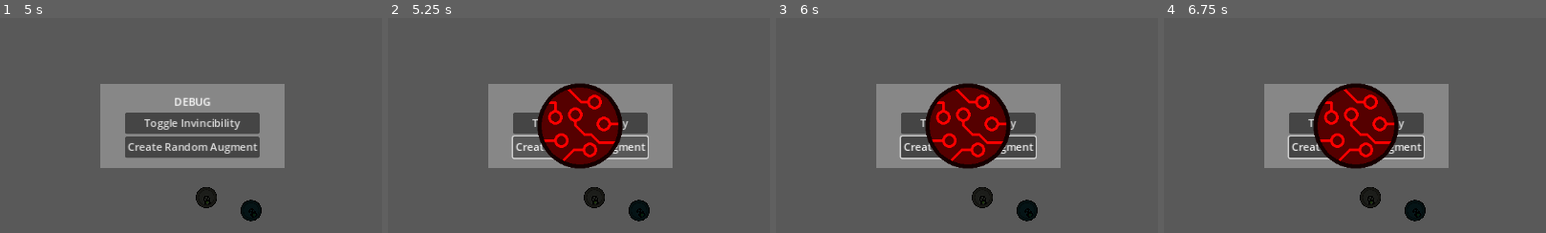
Above: before the commit, frames 1-4 (left to right).
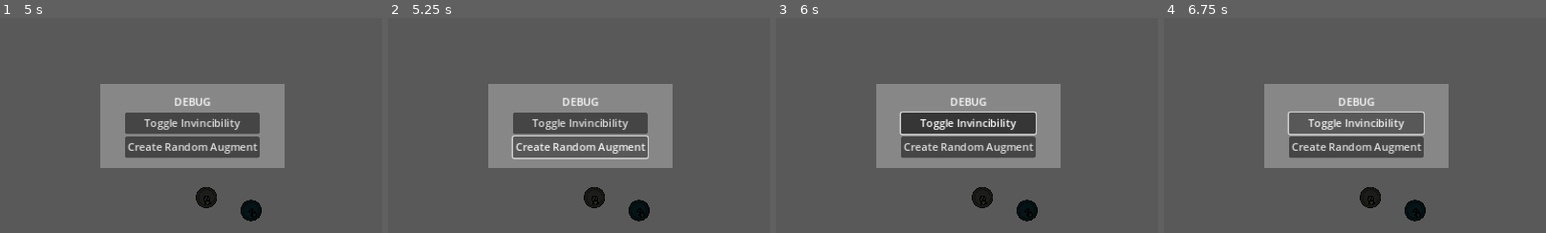
Above: after the commit, the same moments.

Repository: PlainOldNoah/DroneDeployer
Game: Godot game, scene res://main/main.tscn
Two runs of this game, one before a commit and one after it. Both use one fixed random seed, a clock stepped at 60 frames per second and the inputs below.
Inputs (mouse positions are % of the whole screen's width and height, from its top left):
- Up to frame 1 (5 s): click "Start Game" at 0.5 s; tap Enter at 1.25 s; move the mouse to (72, 45) at 1.27 s; press the mouse at (72, 45) at 1.28 s; move the mouse to (30, 55) at 2.02 s; release the mouse at (30, 55) at 2.03 s; click (30, 55) at 2.1 s; move the mouse to (60, 28) at 2.77 s; press the mouse at (60, 28) at 2.78 s; move the mouse to (45, 70) at 3.52 s; release the mouse at (45, 70) at 3.53 s; click (45, 70) at 3.6 s; move the mouse to (80, 65) at 4.27 s; press the mouse at (80, 65) at 4.28 s; tap ` (toggle_debug_menu) at 4.9 s
- Up to frame 2 (5.25 s): release the mouse at (80, 65) at 5 s; click "Create Random Augment" at 5 s
- Up to frame 3 (6 s): click "Toggle Invincibility" at 5.75 s
- Up to frame 4 (6.75 s): click "Toggle Invincibility" at 6.5 s
The pictures show only the part of the screen within x 25-75%, y 25-75%; the shares and areas given below are measured in that part.

Frame 1 is identical in both runs. In frame 2, 7.0% of the frame differs, in the area x 39-62%, y 30-71%; in frame 3, 7.5%; in frame 4, 7.6%, in the area x 32-69%, y 30-71%.

Commit message:
Added proper godot documentation, more work on augments, new setters and getters

Diff:
--- a/Drone Deployer/drone_core/ddcc.gd
+++ b/Drone Deployer/drone_core/ddcc.gd
@@ -34,7 +34,7 @@
 		var drone:Drone = DroneManager.get_and_pop_next_drone()
 		if drone != null:
 			drone.deploy(deploy_pnt.global_position, deployer.rotation)
-			drone.set_home(self)
+			drone.home_pos = self.get_global_position()
 #		else:
 #			print_debug("WARNING: no drones left in queue")
 
--- a/Drone Deployer/drone_core/drone.gd
+++ b/Drone Deployer/drone_core/drone.gd
@@ -30,7 +30,12 @@
 var bounces:int = 1 # Number of times to be knocked back before bouncing
 
 var collectable:bool = false # Can be picked up by DDCC
-var home_pos:Vector2 = Vector2.ZERO # At low battery, return point
+
+## Point to return to when at low battery
+var home_pos:Vector2 = Vector2.ZERO:
+	set(new_value):
+		home_pos = new_value
+
 
 var acceleration:float = 1
 var do_knockback:bool = false
@@ -257,8 +262,8 @@
 
 
 # Sets the home position
-func set_home(home:Node):
-	home_pos = home.get_global_position()
+#func set_home(home:Node):
+#	home_pos = home.get_global_position()
 
 
 # ===== MISC =====
--- a/Drone Deployer/drone_mods/augment.gd
+++ b/Drone Deployer/drone_mods/augment.gd
@@ -1,13 +1,42 @@
 extends Control
 class_name Augment
 
+## Stat upgrade for Drones
+
 @onready var texture_rect:TextureRect = $TextureRect
 
-var value:int
+## What stat this augment will modify
+var stat:String = "":
+	set(new_stat):
+		stat = new_stat
 
+## How much the given stat will change by
+var value:int = 0:
+	set(new_value):
+		value = new_value
+
+## How much battery will this augment drain (p/sec)
+var battery_drain:float = 0.0:
+	set(new_value):
+		battery_drain = new_value
+
+##
+var hue:float = 0.0:
+	set(new_hue):
+		set_modulate(Color.from_hsv(new_hue, 1, 1))
+
+
+## Sets the modulate of the augment's sprite
 func set_color(color:Color):
 	set_modulate(color)
 
 
+## Setter for value variable
 func set_value(new_value:int):
 	value = new_value
+
+
+## Handles when augment is clicked on
+func _on_gui_input(event):
+	if (event is InputEventMouseButton) and (event.pressed):
+		print(name, " // ", stat," // ",  value, " // ", get_modulate())
--- a/Drone Deployer/drone_mods/augment.tscn
+++ b/Drone Deployer/drone_mods/augment.tscn
@@ -5,11 +5,9 @@
 
 [node name="Augment" type="Control"]
 layout_mode = 3
-anchors_preset = 8
-anchor_left = 0.5
-anchor_top = 0.5
-anchor_right = 0.5
-anchor_bottom = 0.5
+anchors_preset = 15
+anchor_right = 1.0
+anchor_bottom = 1.0
 grow_horizontal = 2
 grow_vertical = 2
 size_flags_horizontal = 3
@@ -24,4 +22,7 @@
 grow_horizontal = 2
 grow_vertical = 2
 texture = ExtResource("1_m0gge")
+expand_mode = 1
 stretch_mode = 5
+
+[connection signal="gui_input" from="." to="." method="_on_gui_input"]
--- a/Drone Deployer/drone_mods/augment_factory.gd
+++ b/Drone Deployer/drone_mods/augment_factory.gd
@@ -1,8 +1,14 @@
 extends Node
 
+## Singleton script that handles creation of all augments
+
+## Emitted when a new augment is created
+signal augment_created(augment:Augment)
+
+## Reference path to augment scene
 var augment_scene := preload("res://drone_mods/augment.tscn")
 
-# This is right from Drone.stats
+## Available stat options that an augment can have
 var options:Dictionary = {
 	"empty": {
 		"min_val":0,
@@ -22,21 +28,24 @@
 	},
 }
 
-# Main function to create and return augments
-func create_augment(color:Color=Color.WHITE, value:int=0) -> Augment:
+## Main function to create and return augments
+func create_augment(hue:float=0.0, value:int=0, stat:String="") -> Augment:
 	var augment := augment_scene.instantiate()
-	augment.set_color(color)
-	augment.set_value(value)
+	augment.stat = stat
+	augment.hue = hue
+	augment.value = value
+
+	emit_signal("augment_created", augment)
 	return augment
 
 
-# Creates an augment with completely randomized stats
+## Creates an augment with completely randomized stats
 func create_rand_augment() -> Augment:
 	var rand_stat = options.keys()[randi() % options.keys().size()]
 
 	var pos = options.keys().find(rand_stat)
-	var rand_color:Color = Color.from_hsv(float(pos) / options.keys().size(), 1, 1)
+	var rand_hue:float = (float(pos) / options.keys().size())
 
-	var value:int = randi_range(options[rand_stat].min_val, options[rand_stat].max_val)
+	var rand_value:int = randi_range(options[rand_stat].min_val, options[rand_stat].max_val)
 
-	return create_augment(rand_color, value)
+	return create_augment(rand_hue, rand_value, rand_stat)
--- a/Drone Deployer/ui/menus/debug_menu.gd
+++ b/Drone Deployer/ui/menus/debug_menu.gd
@@ -6,7 +6,5 @@
 
 
 func _on_create_rand_augment_pressed():
-	var augment := AugmentFactory.create_rand_augment()
-	add_child(augment)
-
-	print(augment.get_modulate(), ", ", augment.value)
+	AugmentFactory.create_rand_augment()
+#	print(augment.get_modulate(), ", ", augment.value)
--- a/Drone Deployer/ui/menus/hanger_focused_drone.gd
+++ /dev/null
@@ -1,53 +0,0 @@
-extends Control
-
-@onready var stat_label:Label = %DroneStats
-@onready var drone_name := $DroneName
-
-var linked_drone:Drone = null
-
-func link_to_drone(drone:Drone):
-	if drone != linked_drone:
-
-		if linked_drone != null:
-			linked_drone.disconnect("stats_updated", update_stat_labels)
-
-		linked_drone = drone
-		update_stat_labels(linked_drone)
-		var _ok := linked_drone.connect("stats_updated", update_stat_labels)
-
-
-func update_stat_labels(drone:Drone):
-	var lds:Dictionary = drone.stats
-	stat_label.set_text("Speed: %d\nDamage: %d\nBattery: %d" % [lds.max_speed, lds.damage, lds.max_battery])
-
-	lds.display_name = drone.name if lds.display_name.is_empty() else lds.display_name
-
-	drone_name.set_text("%s" % lds.display_name)
-
-
-func _on_drone_name_text_submitted(new_text):
-	linked_drone.set_stat("display_name", new_text)
-	get_viewport().gui_release_focus()
-
-
-var drone_counter:int = 0
-func _on_previous_drone_pressed():
-	var max_drones:int = DroneManager.drone_queue.size()
-
-	drone_counter -= 1
-	if drone_counter < 0:
-		drone_counter = max_drones - 1
-
-	link_to_drone(DroneManager.drone_queue[drone_counter])
-#	print(drone_counter)
-
-
-func _on_next_drone_pressed():
-	var max_drones:int = DroneManager.drone_queue.size()
-
-	drone_counter += 1
-	if drone_counter >= max_drones:
-		drone_counter = 0
-
-	link_to_drone(DroneManager.drone_queue[drone_counter])
-#	print(drone_counter)
--- a/Drone Deployer/ui/menus/hanger_menu.gd
+++ b/Drone Deployer/ui/menus/hanger_menu.gd
@@ -1,22 +1,81 @@
 extends Control
 
+## [Drone] customization and enhancement menu
+
 @onready var drone_stats := %DroneStats
+@onready var available_augments := $HBoxContainer/VBoxContainer/AvailableAugments
+@onready var stat_label:Label = %DroneStats
+@onready var drone_name := %DroneName
+
+## Drone to apply all current operations to
+var linked_drone:Drone = null:
+	set(new_drone):
+		if new_drone != linked_drone:
+
+			if linked_drone != null:
+				linked_drone.disconnect("stats_updated", update_stat_labels)
+
+			linked_drone = new_drone
+			update_stat_labels(linked_drone)
+			var _ok := linked_drone.connect("stats_updated", update_stat_labels)
+		else:
+			print_debug("WARNING: <", new_drone, "> is already set as linked_drone")
+	get:
+		return linked_drone
 
 
-func set_new_drone(drone:Drone):
-	drone_stats.link_to_drone(drone)
+func _ready():
+	var _ok := AugmentFactory.connect("augment_created", add_free_augment)
 
 
-# ===== DEBUG STUFF =====
-var debug_counter:int = 0
-func _on_test_pressed():
-	var max_drones:int = DroneManager.drone_queue.size()
-	set_new_drone(DroneManager.drone_queue[debug_counter])
-
-	debug_counter += 1
-	if debug_counter >= max_drones:
-		debug_counter = 0
+## Adds the augment to the available augment window
+func add_free_augment(augment:Augment):
+	available_augments.add_child(augment)
 
 
-func _on_test_2_pressed():
-	DroneManager.drone_queue[debug_counter - 1].debug_randomize_values()
+## Applies the selected augments to the currently focused [Drone]
+func _on_assemble_btn_pressed():
+	pass # Replace with function body.
+
+
+# ===== UI Updates =====
+
+## Updates the text box with drone's stats
+func update_stat_labels(drone:Drone):
+	var lds:Dictionary = drone.stats
+	stat_label.set_text("Speed: %d\nDamage: %d\nBattery: %d" % [lds.max_speed, lds.damage, lds.max_battery])
+
+	lds.display_name = drone.name if lds.display_name.is_empty() else lds.display_name
+
+	drone_name.set_text("%s" % lds.display_name)
+
+
+## Called when the [LineEdit] text is changed
+func _on_drone_name_text_submitted(new_text:String):
+	linked_drone.set_stat("display_name", StringName(new_text))
+	get_viewport().gui_release_focus()
+
+# ===== DEBUG STUFF =====
+
+## Keeps track of current linked_drone position in the drone_queue
+var drone_counter:int = 0
+## Moves one position forward in the ["drone_core/drone_manager.gd"] drone_queue
+func _on_next_drone_pressed():
+	var max_drones:int = DroneManager.drone_queue.size()
+
+	drone_counter += 1
+	if drone_counter >= max_drones:
+		drone_counter = 0
+
+	linked_drone = (DroneManager.drone_queue[drone_counter])
+
+
+## Moves one position back in the ["drone_core/drone_manager.gd"] drone_queue
+func _on_previous_drone_pressed():
+	var max_drones:int = DroneManager.drone_queue.size()
+
+	drone_counter -= 1
+	if drone_counter < 0:
+		drone_counter = max_drones - 1
+
+	linked_drone = (DroneManager.drone_queue[drone_counter])
--- a/Drone Deployer/ui/menus/hanger_menu.tscn
+++ b/Drone Deployer/ui/menus/hanger_menu.tscn
@@ -1,8 +1,7 @@
-[gd_scene load_steps=4 format=3 uid="uid://cjaeoy88yuim8"]
+[gd_scene load_steps=3 format=3 uid="uid://cjaeoy88yuim8"]
 
 [ext_resource type="PackedScene" uid="uid://cwwp6l365mm0f" path="res://ui/menus/base_menu.tscn" id="1_7dtce"]
 [ext_resource type="Script" path="res://ui/menus/hanger_menu.gd" id="2_3ppgg"]
-[ext_resource type="Script" path="res://ui/menus/hanger_focused_drone.gd" id="3_hxyg3"]
 
 [node name="HangerMenu" instance=ExtResource("1_7dtce")]
 script = ExtResource("2_3ppgg")
@@ -10,35 +9,21 @@
 [node name="Background" parent="." index="0"]
 color = Color(0.6, 0.615686, 0.627451, 0.290196)
 
-[node name="Test" type="Button" parent="." index="1"]
-visible = false
+[node name="HBoxContainer" type="HBoxContainer" parent="." index="1"]
 layout_mode = 1
-anchors_preset = -1
-anchor_left = 0.679688
-anchor_top = 0.0910494
-anchor_right = 0.832465
-anchor_bottom = 0.216049
-text = "Get Next Drone"
+anchors_preset = 15
+anchor_right = 1.0
+anchor_bottom = 1.0
+grow_horizontal = 2
+grow_vertical = 2
+
+[node name="FocusedDrone" type="Control" parent="HBoxContainer" index="0"]
+layout_mode = 2
+size_flags_horizontal = 3
 metadata/_edit_use_anchors_ = true
 
-[node name="Test2" type="Button" parent="." index="2"]
-visible = false
-layout_mode = 0
-offset_left = 786.0
-offset_top = 150.0
-offset_right = 960.0
-offset_bottom = 238.0
-text = "Randomize Stats"
-
-[node name="FocusedDrone" type="Control" parent="." index="3"]
-layout_mode = 1
-anchor_right = 0.477431
-anchor_bottom = 1.0
-grow_vertical = 2
-script = ExtResource("3_hxyg3")
-metadata/_edit_use_anchors_ = true
-
-[node name="DroneName" type="LineEdit" parent="FocusedDrone" index="0"]
+[node name="DroneName" type="LineEdit" parent="HBoxContainer/FocusedDrone" index="0"]
+unique_name_in_owner = true
 layout_mode = 1
 anchors_preset = -1
 anchor_left = 0.323636
@@ -51,7 +36,7 @@
 clear_button_enabled = true
 metadata/_edit_use_anchors_ = true
 
-[node name="DroneColorLabel" type="Label" parent="FocusedDrone" index="1"]
+[node name="DroneColorLabel" type="Label" parent="HBoxContainer/FocusedDrone" index="1"]
 layout_mode = 1
 anchors_preset = -1
 anchor_left = 0.323636
@@ -61,7 +46,7 @@
 text = "Drone Color"
 metadata/_edit_use_anchors_ = true
 
-[node name="NextDrone" type="Button" parent="FocusedDrone" index="2"]
+[node name="NextDrone" type="Button" parent="HBoxContainer/FocusedDrone" index="2"]
 layout_mode = 1
 anchors_preset = -1
 anchor_left = 0.201818
@@ -71,7 +56,7 @@
 text = ">"
 metadata/_edit_use_anchors_ = true
 
-[node name="PreviousDrone" type="Button" parent="FocusedDrone" index="3"]
+[node name="PreviousDrone" type="Button" parent="HBoxContainer/FocusedDrone" index="3"]
 layout_mode = 1
 anchors_preset = -1
 anchor_left = 0.0890909
@@ -82,21 +67,33 @@
 text = "<"
 metadata/_edit_use_anchors_ = true
 
-[node name="DroneStats" type="Label" parent="FocusedDrone" index="4"]
+[node name="DroneStats" type="Label" parent="HBoxContainer/FocusedDrone" index="4"]
 unique_name_in_owner = true
 layout_mode = 1
 anchors_preset = -1
-anchor_left = 0.0563636
-anchor_top = 0.296296
-anchor_right = 0.58323
-anchor_bottom = 0.943111
+anchor_top = 0.305556
+anchor_right = 1.0
+anchor_bottom = 1.0
 grow_horizontal = 2
 grow_vertical = 2
 text = "Drone Stats"
 metadata/_edit_use_anchors_ = true
 
-[connection signal="pressed" from="Test" to="." method="_on_test_pressed"]
-[connection signal="pressed" from="Test2" to="." method="_on_test_2_pressed"]
-[connection signal="text_submitted" from="FocusedDrone/DroneName" to="FocusedDrone" method="_on_drone_name_text_submitted"]
-[connection signal="pressed" from="FocusedDrone/NextDrone" to="FocusedDrone" method="_on_next_drone_pressed"]
-[connection signal="pressed" from="FocusedDrone/PreviousDrone" to="FocusedDrone" method="_on_previous_drone_pressed"]
+[node name="VBoxContainer" type="VBoxContainer" parent="HBoxContainer" index="1"]
+layout_mode = 2
+size_flags_horizontal = 3
+
+[node name="AvailableAugments" type="GridContainer" parent="HBoxContainer/VBoxContainer" index="0"]
+layout_mode = 2
+size_flags_horizontal = 3
+size_flags_vertical = 3
+columns = 5
+
+[node name="AssembleBtn" type="Button" parent="HBoxContainer/VBoxContainer" index="1"]
+layout_mode = 2
+text = "Assemble"
+
+[connection signal="text_submitted" from="HBoxContainer/FocusedDrone/DroneName" to="." method="_on_drone_name_text_submitted"]
+[connection signal="pressed" from="HBoxContainer/FocusedDrone/NextDrone" to="." method="_on_next_drone_pressed"]
+[connection signal="pressed" from="HBoxContainer/FocusedDrone/PreviousDrone" to="." method="_on_previous_drone_pressed"]
+[connection signal="pressed" from="HBoxContainer/VBoxContainer/AssembleBtn" to="." method="_on_assemble_btn_pressed"]
Not shown, changed: Asset Workbook/augment.ase
